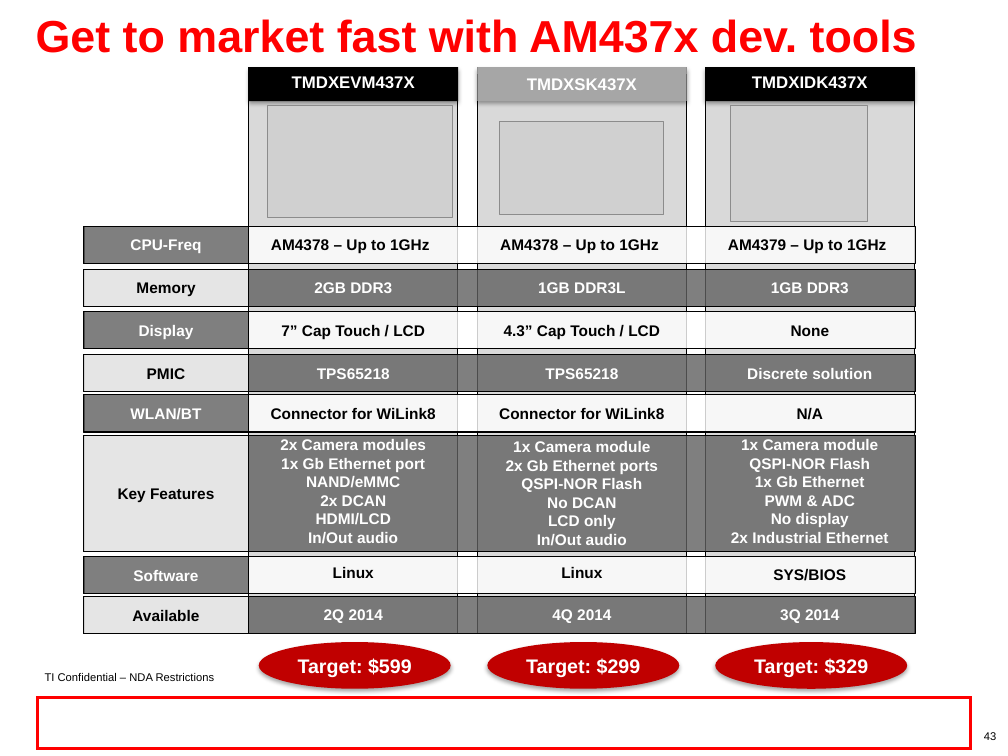
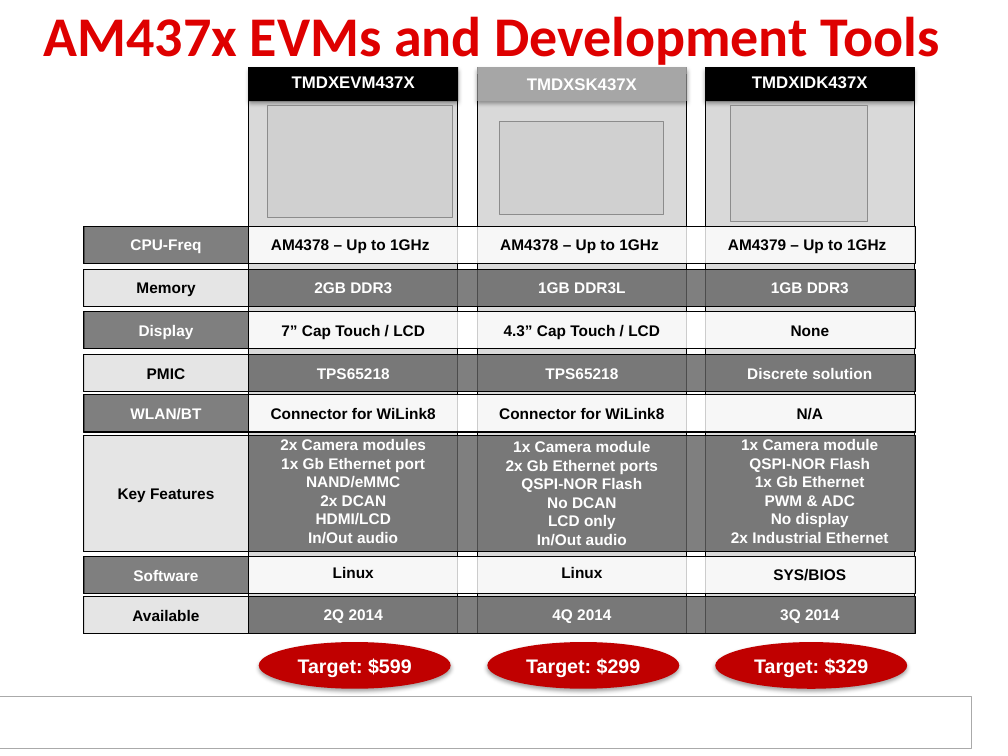
Before and after one commit to hari1989/keystone-workshop, a slide deck: slide 45 of preliminary/Working/presentations/Sitara/Ran_sitara_boot_camp_am437x_technical_overview_final.pptx (slide 43 before the commit). Drawn at 1008x756 pixels with LibreOffice and Linux fonts; fonts in the diff are those of the drawing; grey boxes stand for pictures; background and template pictures are left out. Boxes give left, top, right and bottom in pixels: in the first picture for what was removed or moved away, otherwise in the second. Text is boxed around its words. In the diff, an @@ line names an element or a change of style, - is before the commit and + after.

```diff
--- a/preliminary/Working/presentations/Sitara/Ran_sitara_boot_camp_am437x_technical_overview_final.pptx
+++ b/preliminary/Working/presentations/Sitara/Ran_sitara_boot_camp_am437x_technical_overview_final.pptx
@@ title at <box>44,16,939,69</box>: text changed; size 32 to 40 pt; font Arial to Calibri; text colour #FF0000 to #DE0000 @@
-Get to market fast with AM437x dev. tools
+AM437x EVMs and Development Tools
@@ text removed at <box>45,673,215,681</box> @@
-TI Confidential – NDA Restrictions
@@ rectangle added at <box>0,697,972,748</box>, fill #FFFFFF, outline #AAAAAA 0.75 pt @@
@@ rectangle: place and size @@
-rectangle at <box>37,698,971,749</box>
+rectangle at <box>5,698,969,748</box>
@@ rectangle at <box>5,698,969,748</box>: fill none to #FFFFFF; outline #FF0000 2 pt to none @@
@@ page number removed at <box>984,732,996,740</box> @@
-43
```
Also in this commit, not shown: 49 other slides changed, 5 slides added, 3 slides removed.
